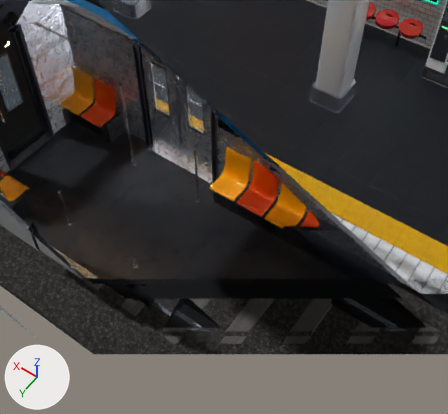
Before and after pictures for a commit that changed the Blender file assets/models/scene.blend.
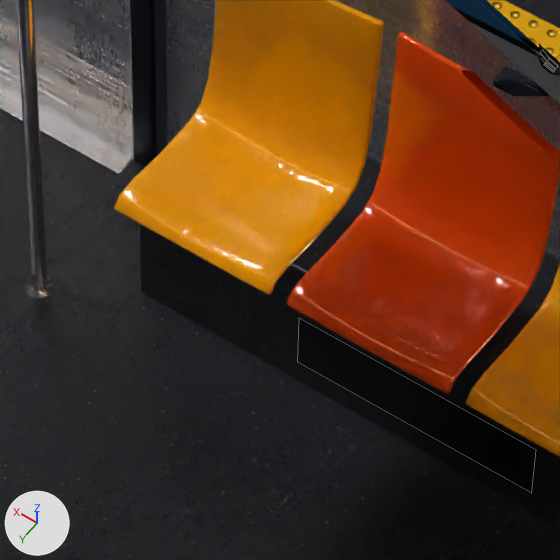
Each version is shown from a 50 mm camera at (-0.524, 4.894, 7.141) aimed at (2.597, 0.524, 0.274), then close up on the part from 43% to 62% of the width and 38% to 59% of the height. Arrows for +X, +Y and +Z are at lower left; the lights stay in place. The older version's two pictures come first. The close-ups show mesh edges as thin lines. Everything nearer to the camera than a plane just in front of the edit is cut away.

Objects in the first close-up: 'Car_Main_Body', 'Door_Right_Photo_D2', 'Interior_Door_Portals', 'Interior_Door_Thresholds', 'Interior_Floor', 'Interior_Poles', 'Interior_Seat_Plinths', 'Interior_Seats_Orange', 'Interior_Seats_Yellow', 'Interior_Vent_Grilles', 'Interior_Wall_A', 'Platform_Tactile' and 4 more.
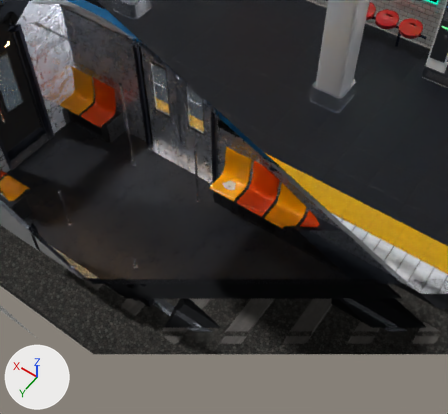
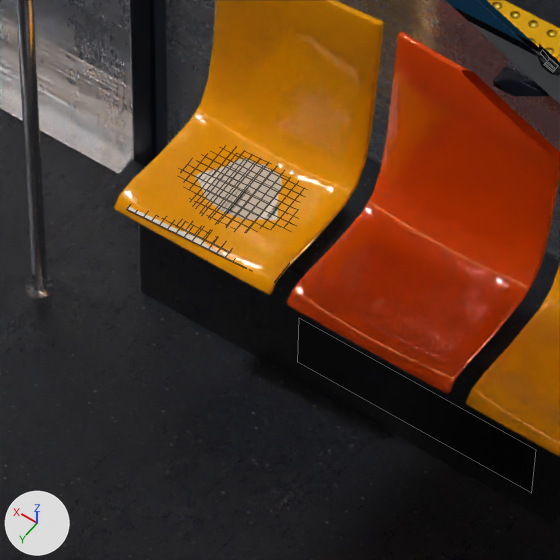
Location of each change, (x1, y1, x2, y2) in pixels of the close-ups (560 x 560 px):
```json
{"object": "News_Slot_F1", "change": "added", "after": [183, 158, 282, 240], "on screen": "beige"}
{"object": "News_Left", "change": "added", "after": [127, 164, 278, 261]}
{"object": "News_Right", "change": "added", "after": [163, 227, 218, 255]}
```

Scene script edits in JSON lines:
```json
{"op": "add", "block": "img_news_cover_png", "code": ["img_news_cover_png = load_image('news_cover.png', 'newspaper_textures/news_cover.png', 1536, 1042, 'sRGB')"]}
{"op": "add", "block": "img_news_spread_png", "code": ["img_news_spread_png = load_image('news_spread.png', 'newspaper_textures/news_spread.png', 2048, 1390, 'sRGB')"]}
{"op": "add", "block": "mat_m_news_cover", "code": ["mat_m_news_cover = principled_material('M_News_Cover')", "mat_m_news_cover.texture = img_news_cover_png", "mat_m_news_cover.roughness = 0.9", "mat_m_news_cover.specular_ior_level = 0.2"]}
{"op": "add", "block": "mat_m_news_spread", "code": ["mat_m_news_spread = principled_material('M_News_Spread')", "mat_m_news_spread.texture = img_news_spread_png", "mat_m_news_spread.roughness = 0.9", "mat_m_news_spread.specular_ior_level = 0.2"]}
{"op": "add", "block": "me_news_slot_f1", "code": ["me_news_slot_f1 = bpy.data.meshes.new('News_Slot_F1')", "me_news_slot_f1.from_pydata(...)  # 49 vertices, 36 faces; spans x -0.265..-0.015, y -0.072..0.065, z -0.001", "me_news_slot_f1.materials.append(mat_m_news_cover)  # picture img_news_cover_png"]}
{"op": "add", "block": "me_news_left", "code": ["me_news_left = bpy.data.meshes.new('News_Left')", "me_news_left.from_pydata(...)  # 586 vertices, 508 faces; spans x -0.28..0.0, y -0.19..0.19, z -0.001..0.0", "# faces by material slot: [252, 256]", "me_news_left.materials.append(mat_m_news_spread)  # picture img_news_spread_png", "me_news_left.materials.append(mat_m_news_cover)  # picture img_news_cover_png"]}
{"op": "add", "block": "me_news_right", "code": ["me_news_right = bpy.data.meshes.new('News_Right')", "me_news_right.from_pydata(...)  # 586 vertices, 508 faces; spans x 0.0..0.28, y -0.19..0.19, z -0.001..0.0", "# faces by material slot: [252, 256]", "me_news_right.materials.append(mat_m_news_spread)  # picture img_news_spread_png", "me_news_right.materials.append(mat_m_news_cover)  # picture img_news_cover_png"]}
{"op": "add", "block": "ob_news_slot_f1", "code": ["ob_news_slot_f1 = bpy.data.objects.new('News_Slot_F1', me_news_slot_f1)", "ob_news_slot_f1.parent = ob_news_left", "ob_news_slot_f1.location = (0.0, 0.0, 0.0)"]}
{"op": "add", "block": "ob_news_left", "code": ["ob_news_left = bpy.data.objects.new('News_Left', me_news_left)", "ob_news_left.parent = ob_newspaper", "ob_news_left.location = (0.0, 0.0, 0.0002)", "ob_news_left.rotation_euler = (0.0, 3.142, 0.0)  # degrees (0, 180, 0)"]}
{"op": "add", "block": "ob_newspaper", "code": ["ob_newspaper = bpy.data.objects.new('Newspaper', None)", "ob_newspaper.location = (2.68, 0.175, 0.441)", "ob_newspaper.rotation_euler = (0.0, 0.0, 1.623)  # degrees (0, 0, 93)"]}
{"op": "add", "block": "ob_news_right", "code": ["ob_news_right = bpy.data.objects.new('News_Right', me_news_right)", "ob_news_right.parent = ob_newspaper", "ob_news_right.location = (0.0, 0.0, 0.0)"]}
```
